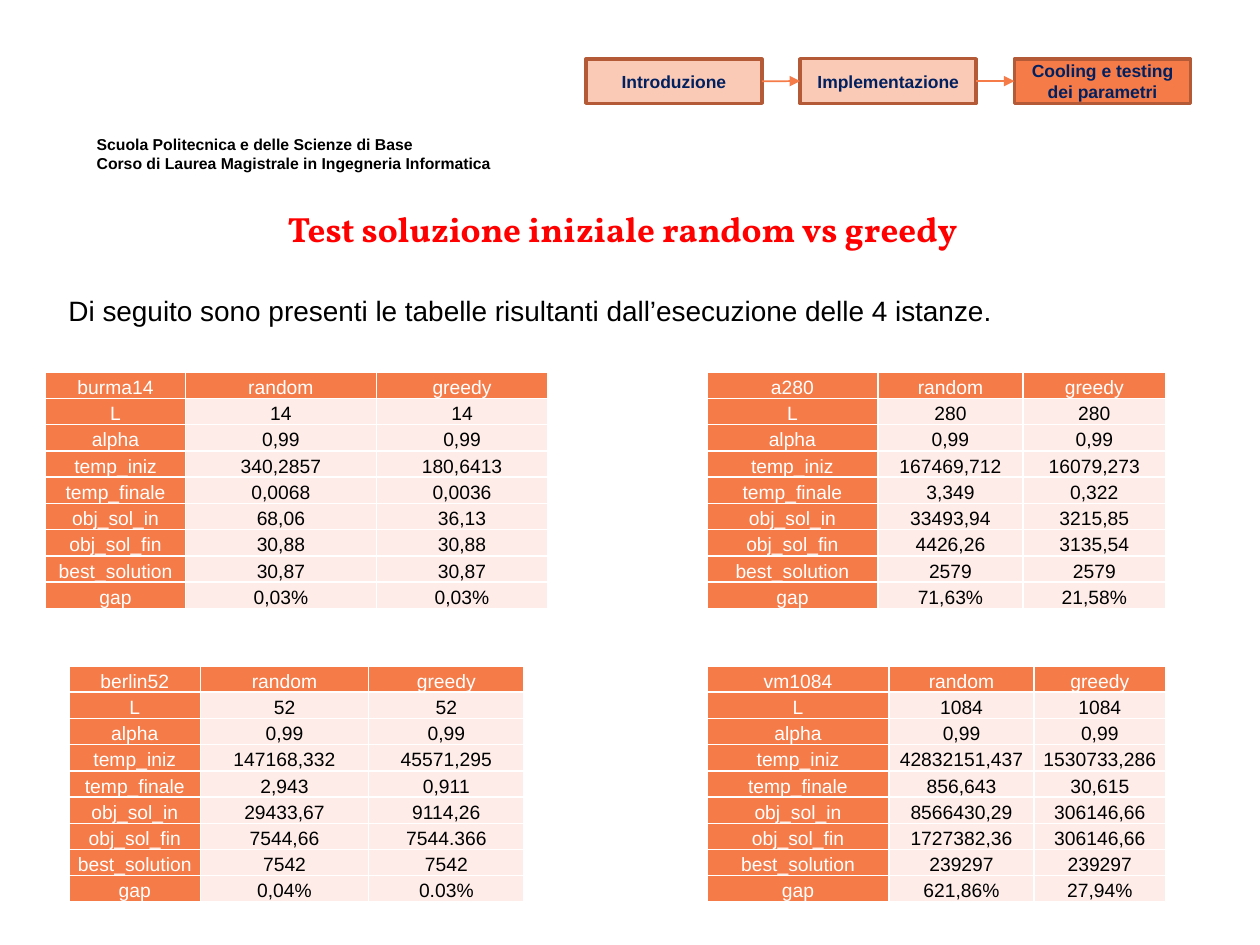
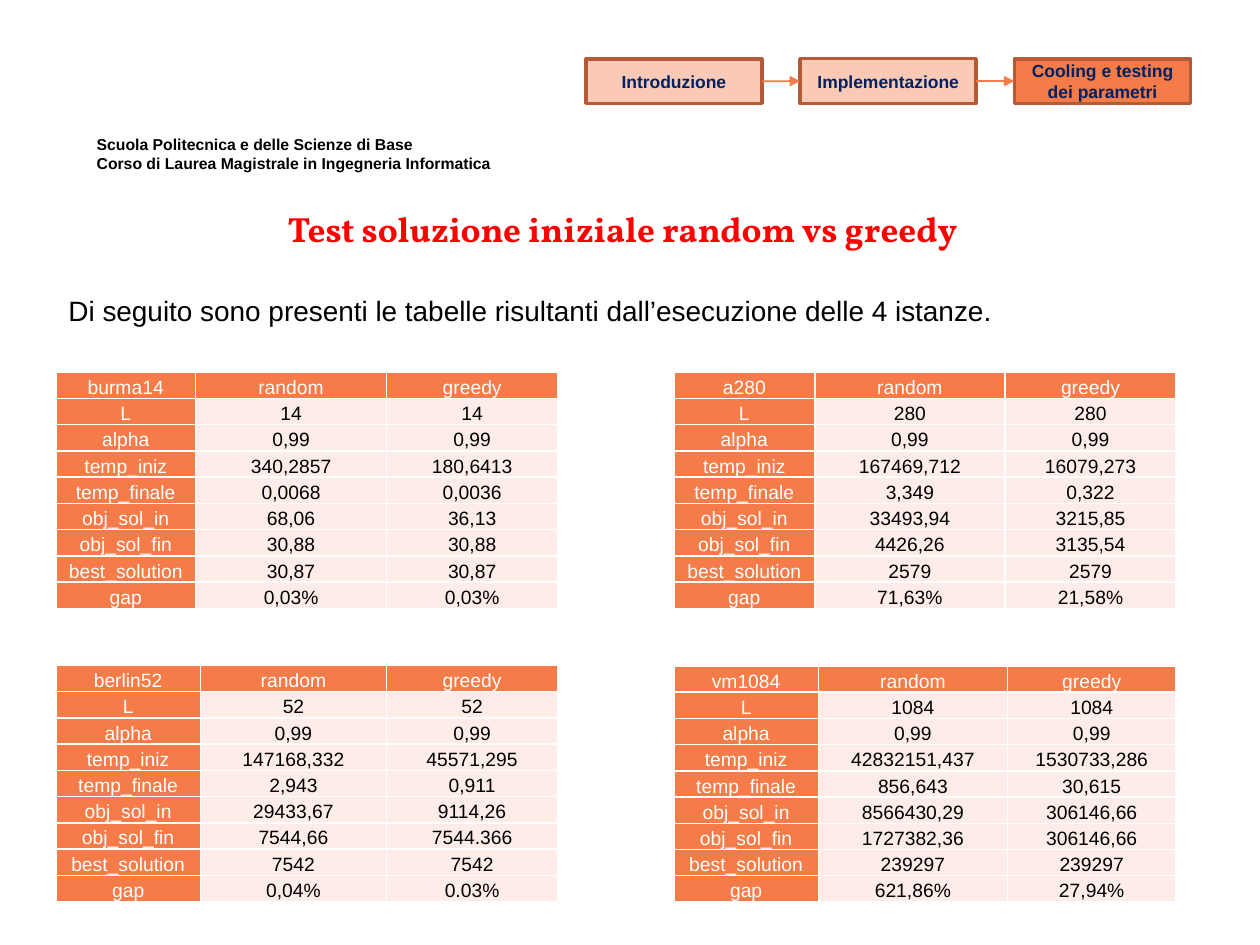
Before and after one commit to MicheleMaresca98/TSP-SimulatedAnnealing, a slide deck: slide 21 of Presentazione Elaborato Ricerca Operativa.pptx. Drawn at 1260x945 pixels with LibreOffice and Linux fonts; fonts in the diff are those of the drawing; background and template pictures are left out. Boxes give left, top, right and bottom in pixels: in the first picture for what was removed or moved away, otherwise in the second. Text is boxed around its words. In the diff, an @@ line names an element or a change of style, - is before the commit and + after.

Commit message:
Riordino dimensioni tabelle

```diff
--- a/Presentazione Elaborato Ricerca Operativa.pptx
+++ b/Presentazione Elaborato Ricerca Operativa.pptx
@@ table: place and size @@
-table at box(45, 372, 547, 612)
+table at box(55, 372, 557, 612)
@@ table: place and size @@
-table at box(707, 372, 1166, 612)
+table at box(674, 372, 1177, 612)
@@ table: place and size @@
-table at box(69, 665, 524, 906)
+table at box(55, 665, 557, 905)
@@ table: place and size @@
-table at box(707, 665, 1167, 906)
+table at box(674, 665, 1177, 906)
```
